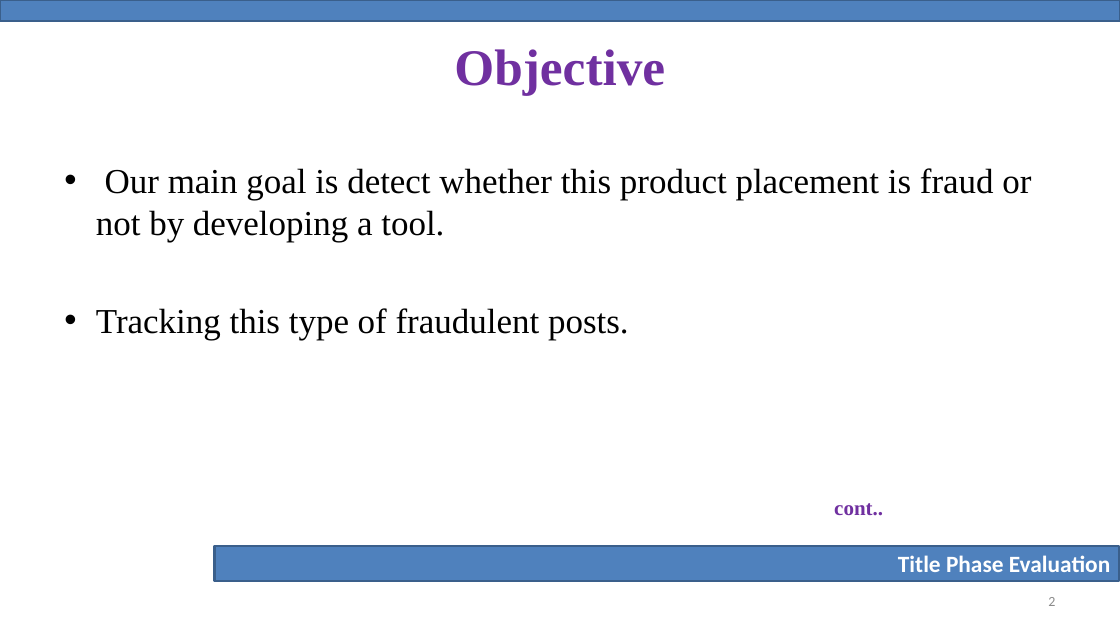
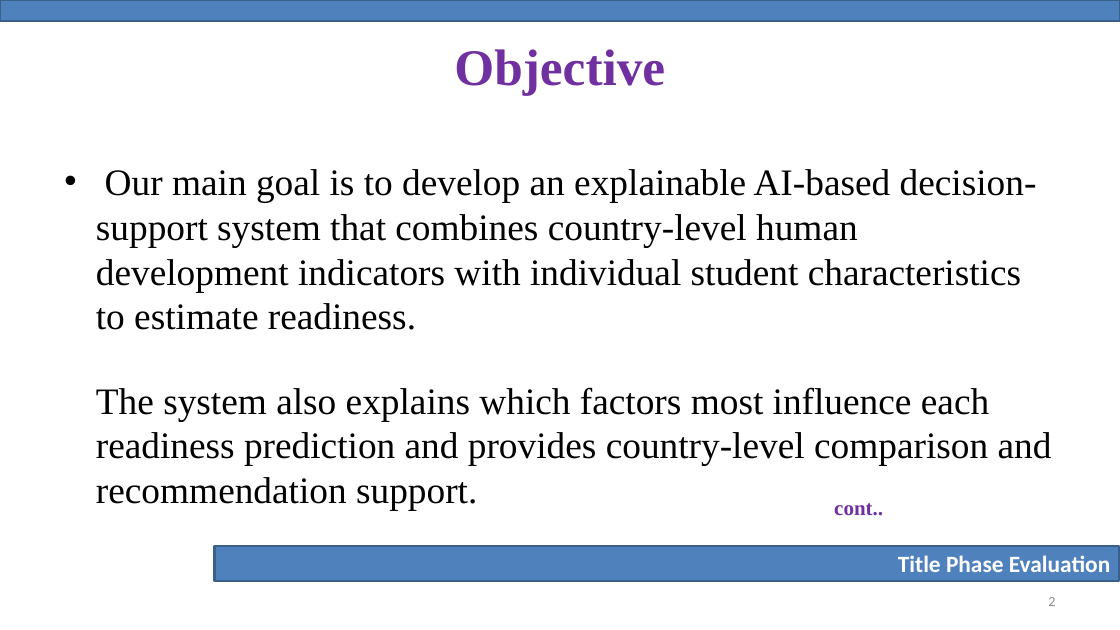
Before and after one commit to jannatul-fredaues/Global-Human-Development-Index-with-Explainable-AI, a slide deck: slide 2 of Documentation/Title-Phase-Evaluation-Slide-Template.pptx. Drawn at 1120x630 pixels with LibreOffice and Linux fonts; fonts in the diff are those of the drawing; background and template pictures are left out. Boxes give left, top, right and bottom in pixels: in the first picture for what was removed or moved away, otherwise in the second. Text is boxed around its words. In the diff, an @@ line names an element or a change of style, - is before the commit and + after.

```diff
--- a/Documentation/Title-Phase-Evaluation-Slide-Template.pptx
+++ b/Documentation/Title-Phase-Evaluation-Slide-Template.pptx
@@ text at [96, 169, 1052, 510]: text changed; size 30 to 32 pt @@
-• Our main goal is detect whether this product placement is fraud or not by developing a tool.
-• Tracking this type of fraudulent posts.
+• Our main goal is to develop an explainable AI-based decision-support system that combines country-level human development indicators with individual student characteristics to estimate readiness.
+  The system also explains which factors most influence each readiness prediction and provides country-level comparison and recommendation support.
```
Also in this commit, not shown: 8 other slides changed.
